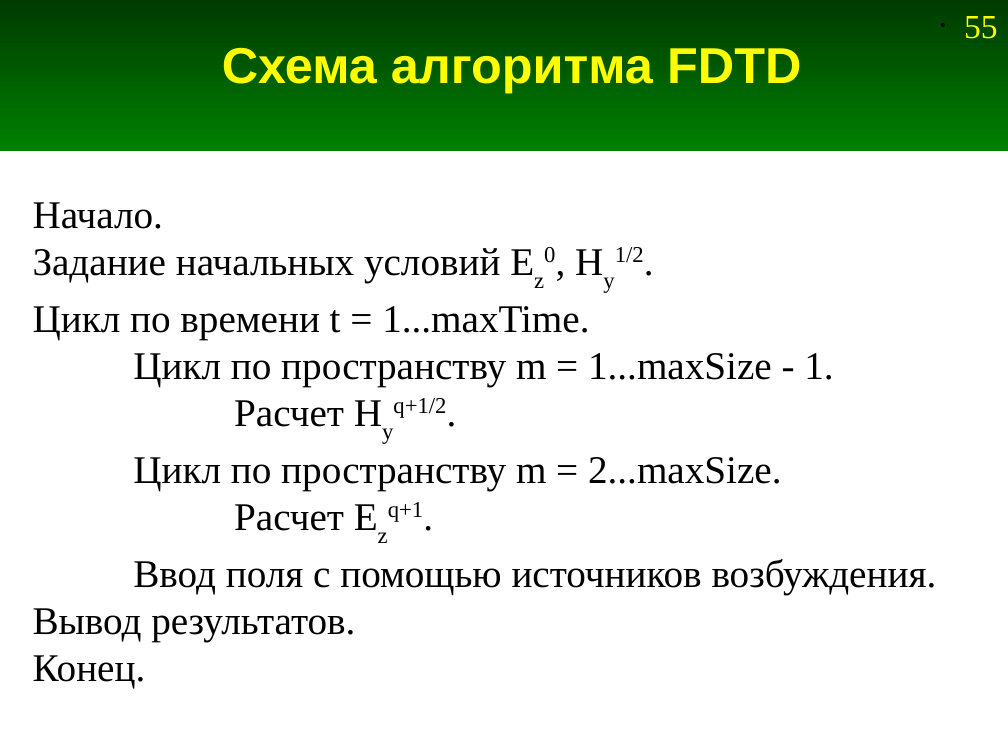
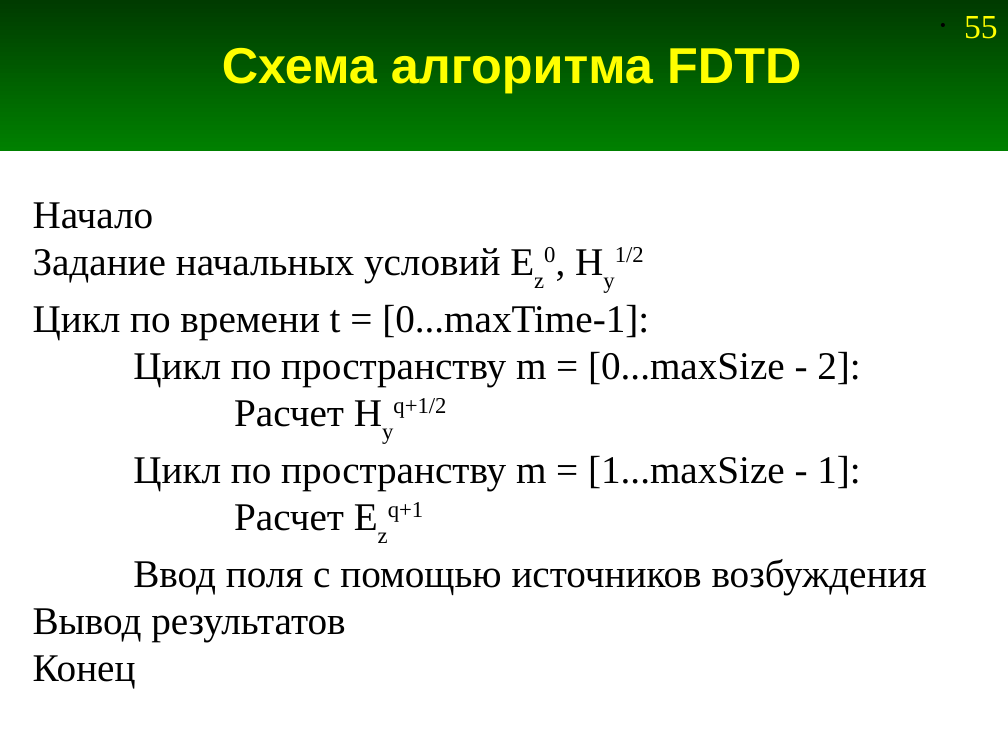
Before and after one commit to andris0147sv/modelling, a slide deck: slide 55 of presentations/2. FDTD.odp. Drawn at 1008x756 pixels with LibreOffice and Linux fonts; fonts in the diff are those of the drawing. Boxes give left, top, right and bottom in pixels: in the first picture for what was removed or moved away, otherwise in the second. Text is boxed around its words. In the diff, an @@ line names an element or a change of style, - is before the commit and + after.

```diff
--- a/presentations/2. FDTD.odp
+++ b/presentations/2. FDTD.odp
@@ text at <box>33,202,927,688</box>: text changed @@
-Начало.
-Задание начальных условий Ez0, Hy1/2.
-Цикл по времени t = 1...maxTime.
-Цикл по пространству m = 1...maxSize - 1.
-Расчет Hyq+1/2.
-Цикл по пространству m = 2...maxSize.
-Расчет Ezq+1.
-Ввод поля с помощью источников возбуждения.
-Вывод результатов.
-Конец.
+Начало
+Задание начальных условий Ez0, Hy1/2
+Цикл по времени t = [0...maxTime-1]:
+Цикл по пространству m = [0...maxSize - 2]:
+Расчет Hyq+1/2
+Цикл по пространству m = [1...maxSize - 1]:
+Расчет Ezq+1
+Ввод поля с помощью источников возбуждения
+Вывод результатов
+Конец
```
Also in this commit, not shown: 12 other slides changed.
